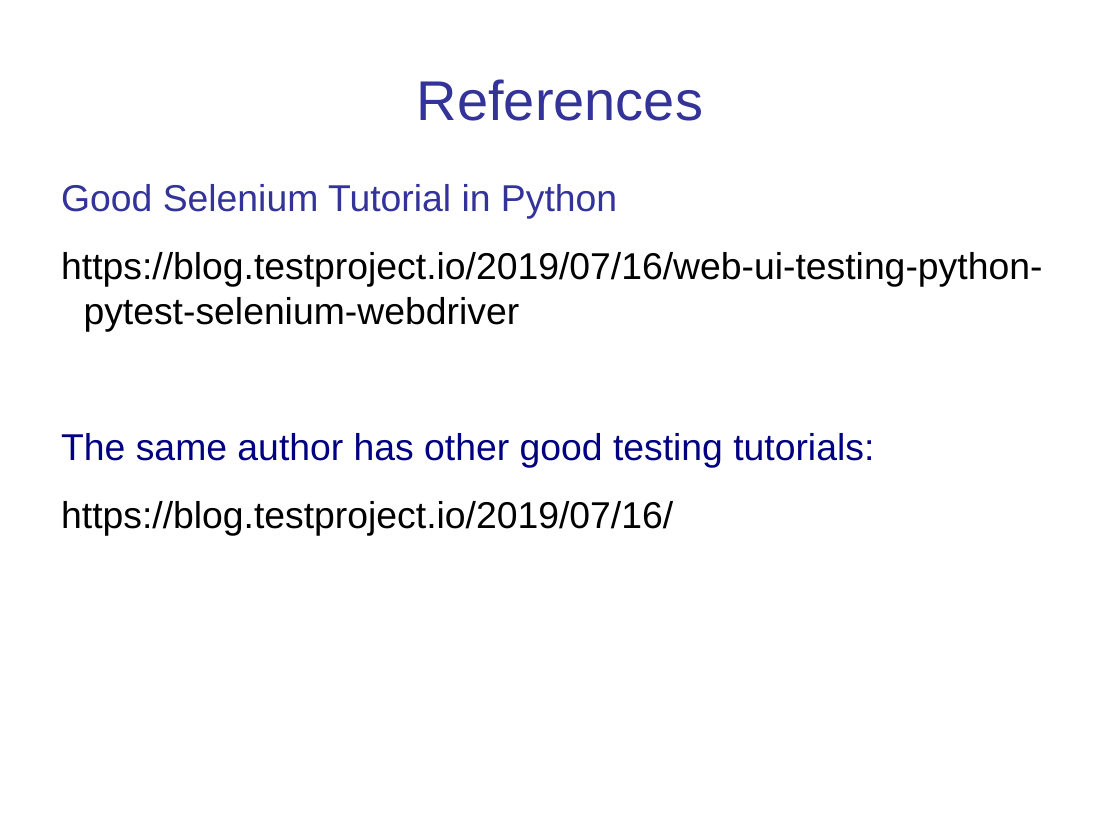
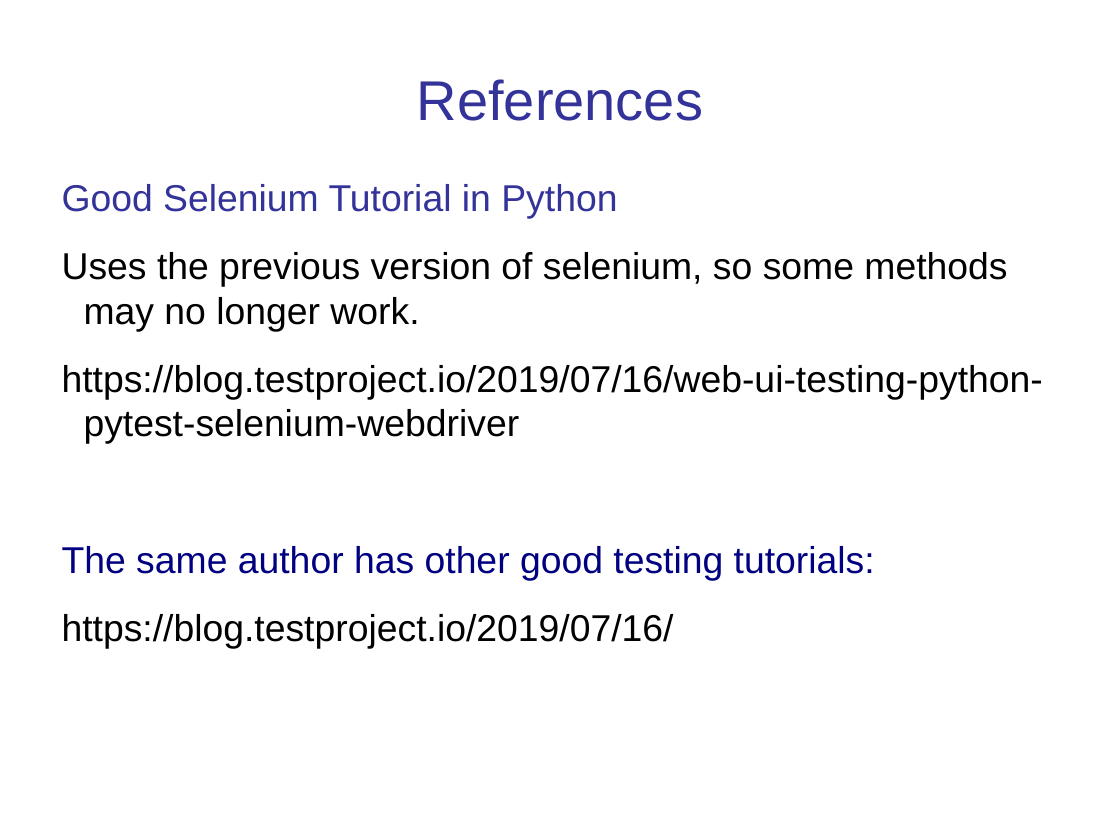
Before and after one commit to cpske/ISP, a slide deck: slide 16 of testing/SeleniumExercise.ppt (slide 15 before the commit). Drawn at 1120x840 pixels with LibreOffice and Linux fonts; fonts in the diff are those of the drawing. Boxes give left, top, right and bottom in pixels: in the first picture for what was removed or moved away, otherwise in the second. Text is boxed around its words. In the diff, an @@ line names an element or a change of style, - is before the commit and + after.

Commit message:
update selenium intro for Selenium 4.6

```diff
--- a/testing/SeleniumExercise.ppt
+++ b/testing/SeleniumExercise.ppt
@@ text at (62,252,1007,331): paragraph added @@
+Uses the previous version of selenium, so some methods may no longer work.
```
Also in this commit, not shown: 10 other slides changed, 3 slides added, 2 slides removed, 2 other files.
